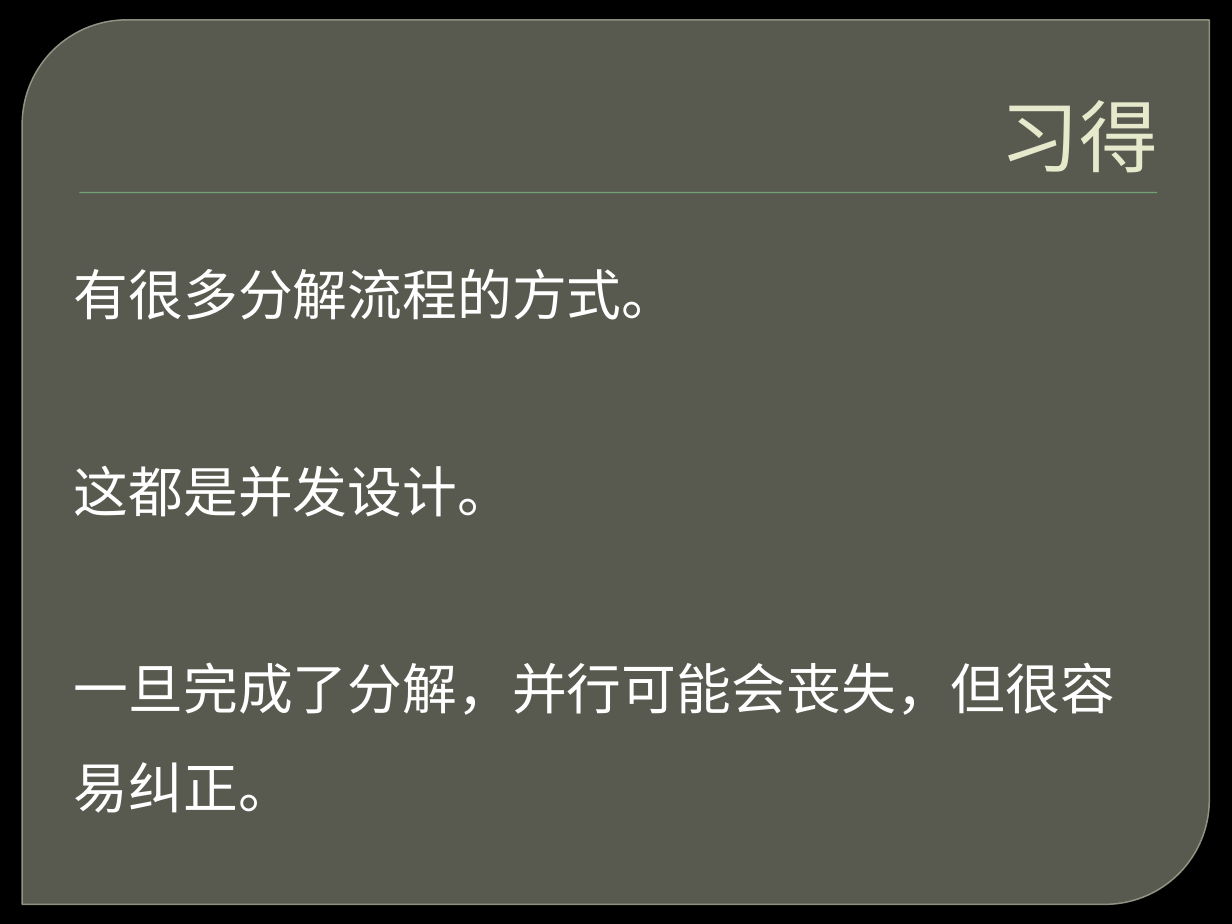
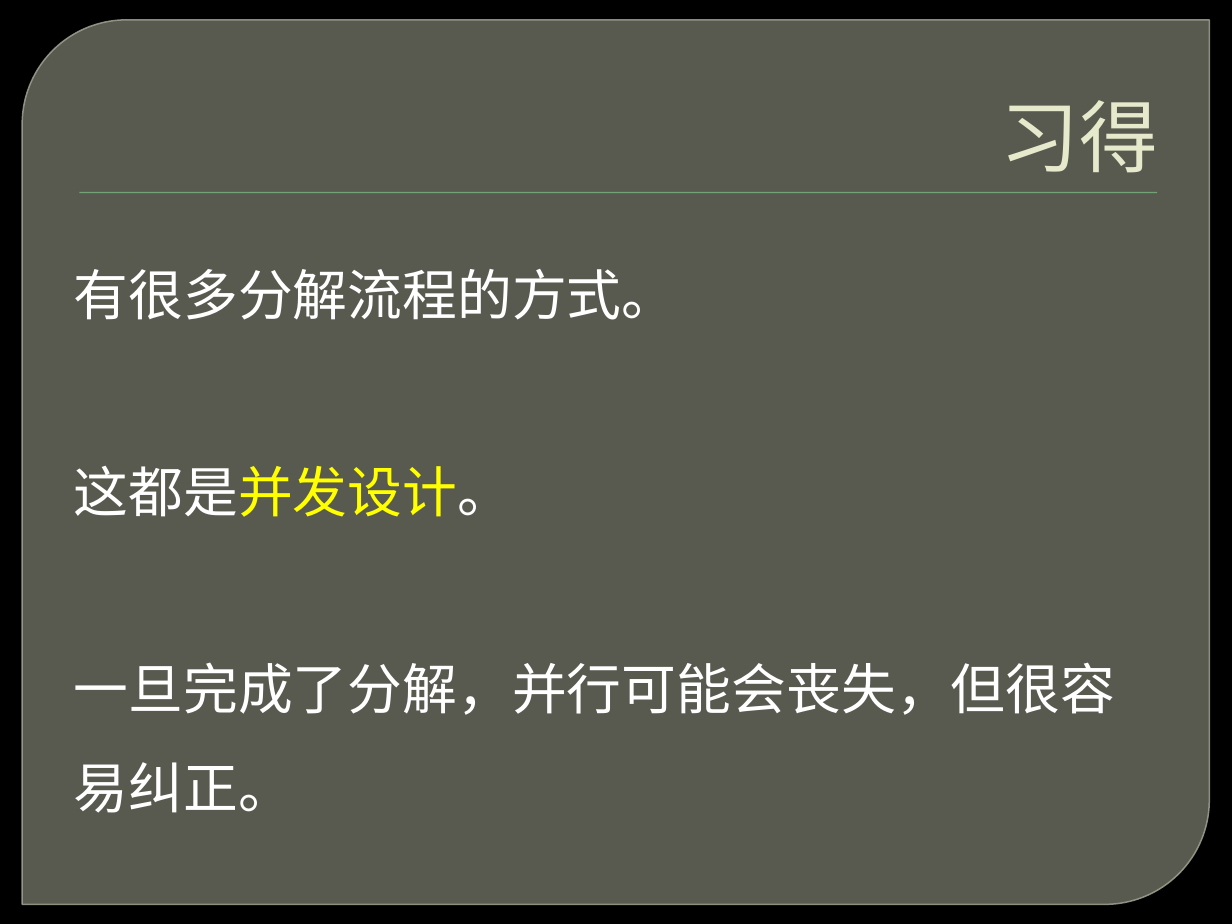
Before and after one commit to ghj1976/lecture, a slide deck: slide 31 of 并发不等于并行/并发不等于并行.pptx. Drawn at 1232x924 pixels with LibreOffice and Linux fonts; fonts in the diff are those of the drawing; background and template pictures are left out. Boxes give left, top, right and bottom in pixels: in the first picture for what was removed or moved away, otherwise in the second. Text is boxed around its words. In the diff, an @@ line names an element or a change of style, - is before the commit and + after.

Commit message:
注释并发ppt内容

```diff
--- a/并发不等于并行/并发不等于并行.pptx
+++ b/并发不等于并行/并发不等于并行.pptx
@@ text "有很多分解流程的方式。 这都是并发设计。 一旦完成了分解，并行可能会丧失，但很容易纠正。" at (x1=74, y1=269, x2=1116, y2=813): text colour #FFFFFF to #FFFF00 in "这都是并发设计。" @@
```
Also in this commit, not shown: 10 other slides changed.
